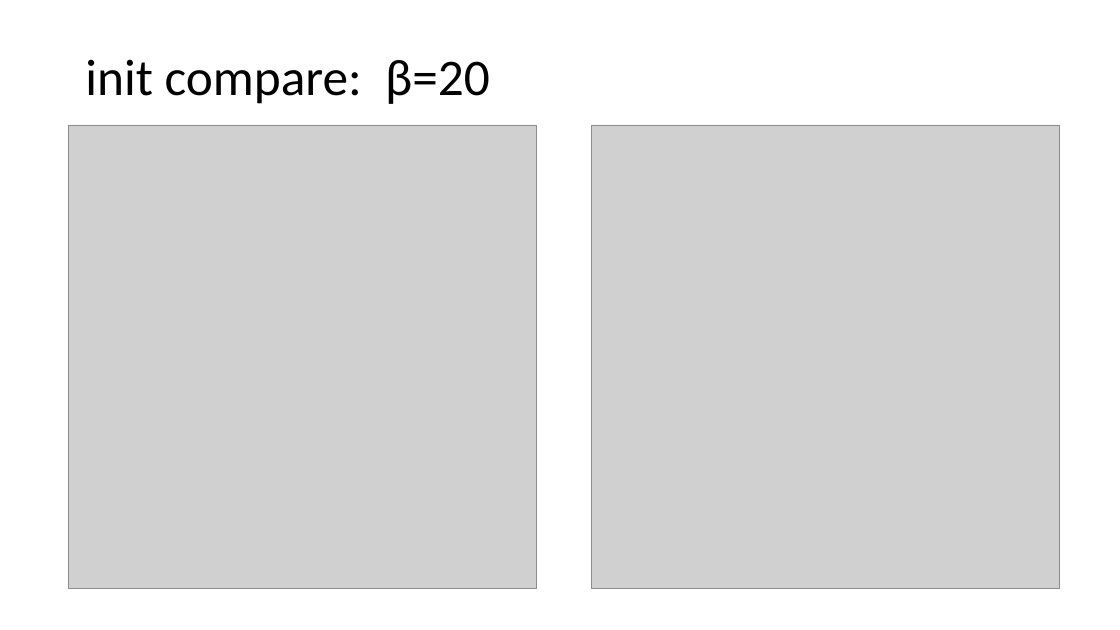
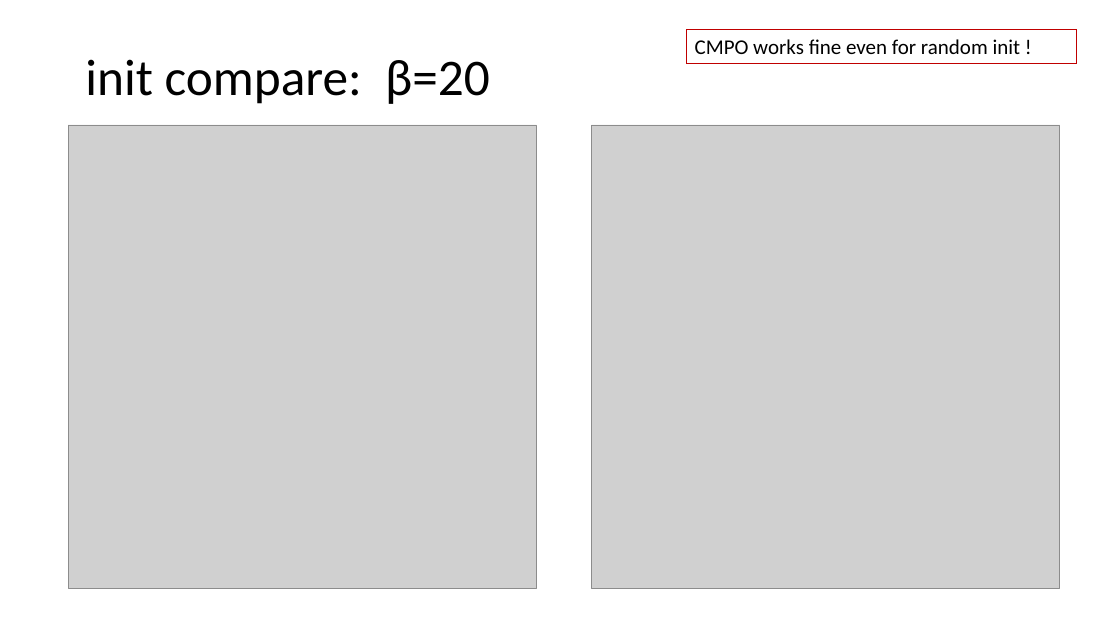
Before and after one commit to Sharon-Liang/JuliaCMPO, a slide deck: slide 12 of cmpo_running_notes.pptx. Drawn at 1120x630 pixels with LibreOffice and Linux fonts; fonts in the diff are those of the drawing; grey boxes stand for pictures. Boxes give left, top, right and bottom in pixels: in the first picture for what was removed or moved away, otherwise in the second. Text is boxed around its words. In the diff, an @@ line names an element or a change of style, - is before the commit and + after.

```diff
--- a/cmpo_running_notes.pptx
+++ b/cmpo_running_notes.pptx
@@ rectangle added at [686,29,1077,63], outline #C00000 0.75 pt, 18 pt, text #000000 @@
+CMPO works fine even for random init !
```
Also in this commit, not shown: 1 slide added, 1 slide removed, 1 other file.
